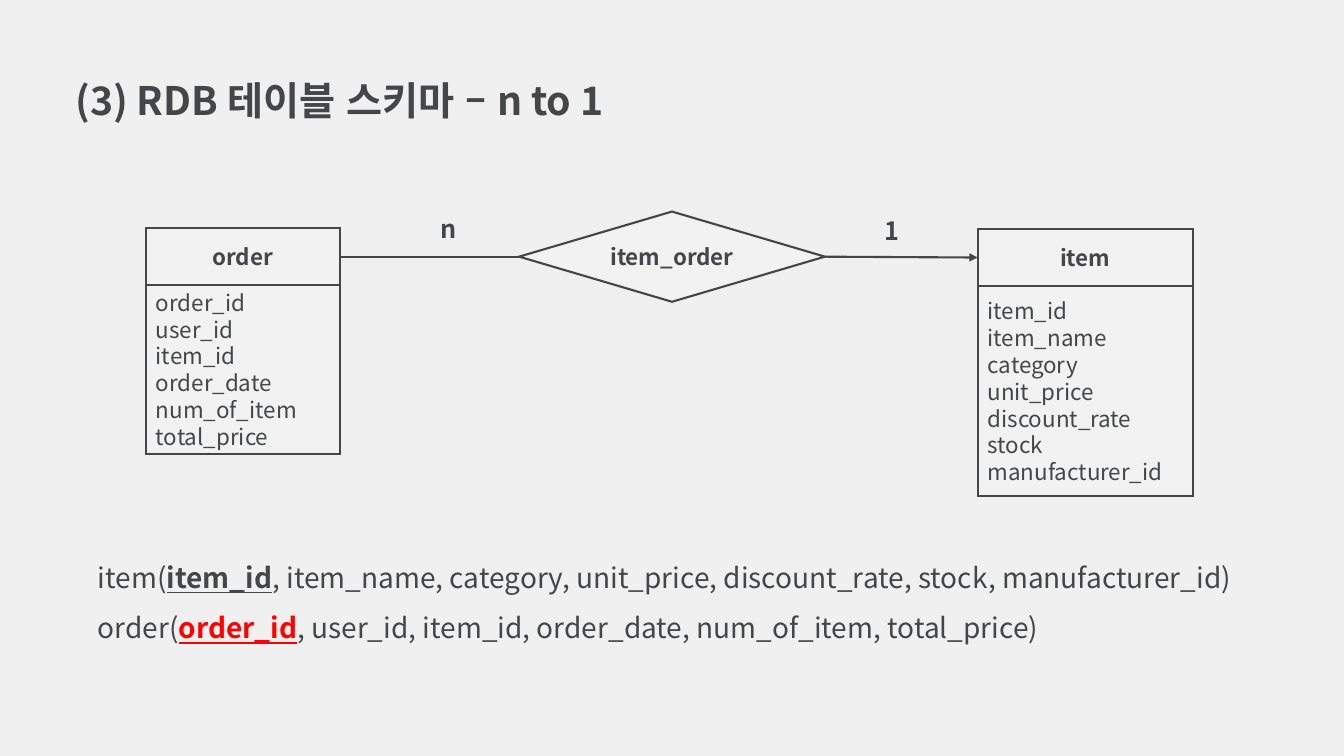
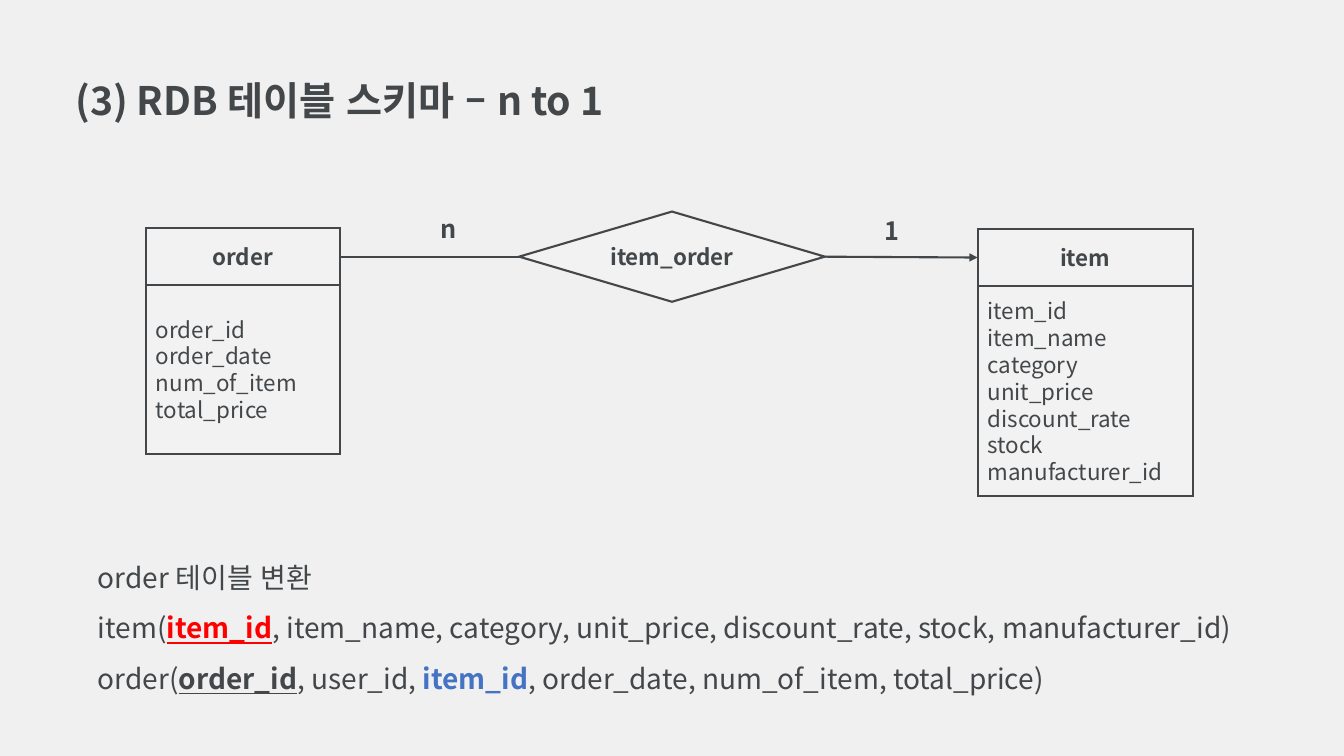
Before and after one commit to Archive-CAU/Database-Design, a slide deck: slide 8 of 데이터베이스설계 과제 4.pptx. Drawn at 1344x756 pixels with LibreOffice and Linux fonts; fonts in the diff are those of the drawing. Boxes give left, top, right and bottom in pixels: in the first picture for what was removed or moved away, otherwise in the second. Text is boxed around its words. In the diff, an @@ line names an element or a change of style, - is before the commit and + after.

```diff
--- a/데이터베이스설계 과제 4.pptx
+++ b/데이터베이스설계 과제 4.pptx
@@ text in rectangle at (x1=156, y1=320, x2=236, y2=367): paragraphs removed @@
-user_id
-item_id
@@ text at (x1=98, y1=564, x2=313, y2=590): paragraph added @@
+order 테이블 변환
@@ text at (x1=98, y1=615, x2=1231, y2=696): text colour #43474A to #FF0000 in "item(item_id,"; text colour #FF0000 to #43474A in "order(order_id,"; text colour #43474A to #4472C4, bold on in "item_id," @@
```
Also in this commit, not shown: 6 other slides changed, 13 slides added, 2 other files.
